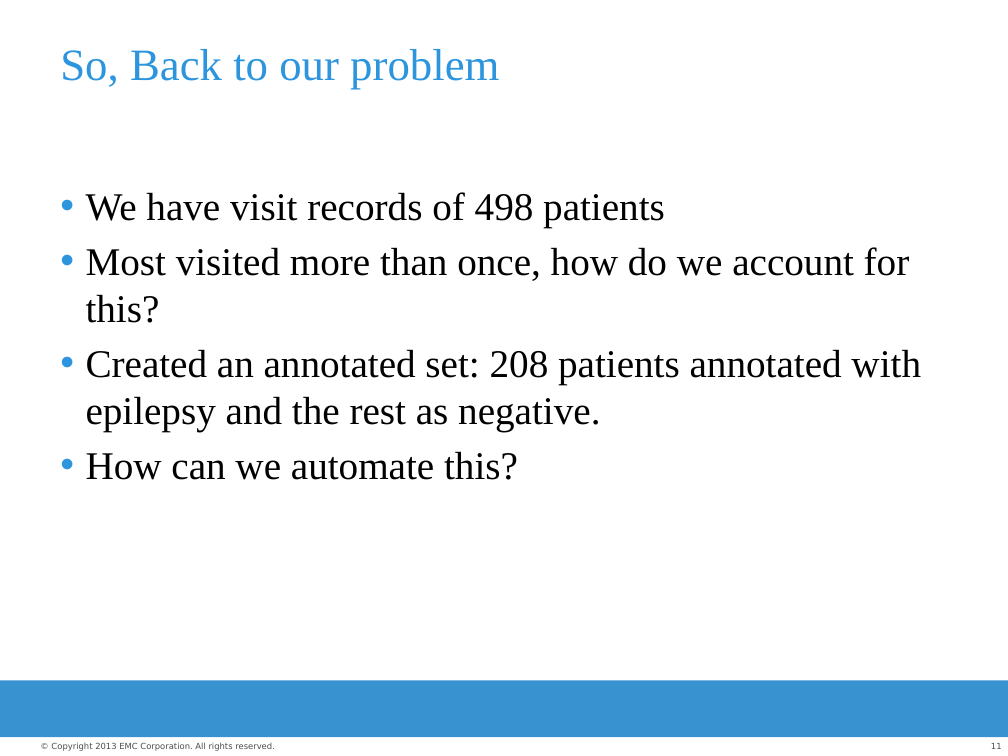
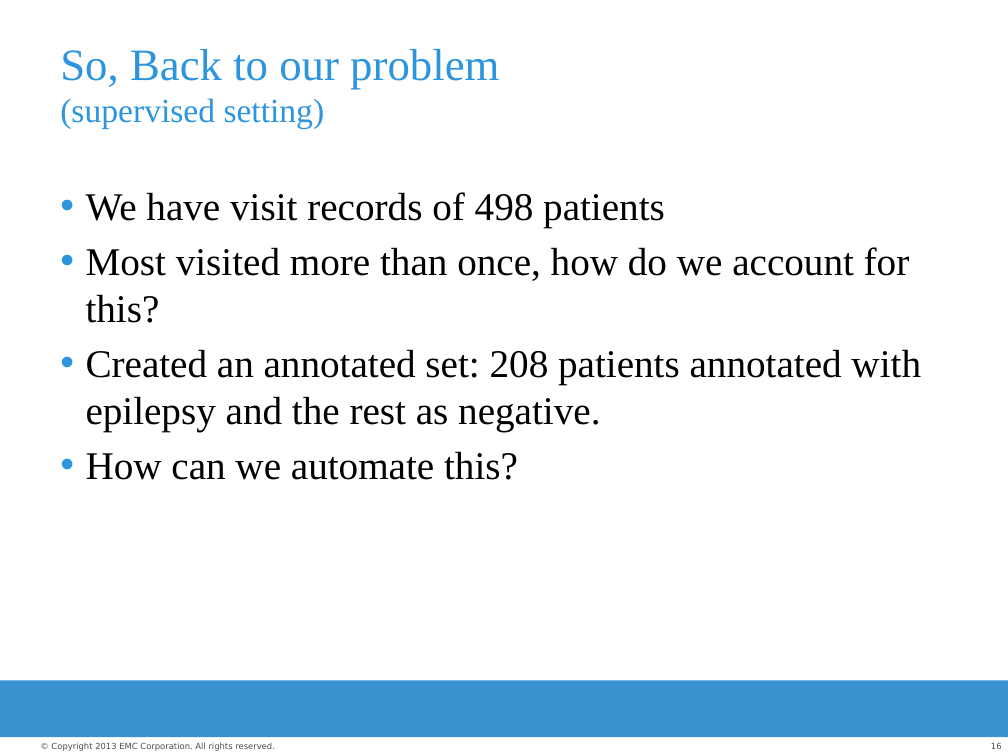
Before and after one commit to raficohen/medicalhebrew, a slide deck: slide 16 of Introduction to applied NLP in Medical Hebrew.pptx (slide 11 before the commit). Drawn at 1008x756 pixels with LibreOffice and Linux fonts; fonts in the diff are those of the drawing; background and template pictures are left out. Boxes give left, top, right and bottom in pixels: in the first picture for what was removed or moved away, otherwise in the second. Text is boxed around its words. In the diff, an @@ line names an element or a change of style, - is before the commit and + after.

```diff
--- a/Introduction to applied NLP in Medical Hebrew.pptx
+++ b/Introduction to applied NLP in Medical Hebrew.pptx
@@ title at bbox=[60, 49, 499, 129]: text changed @@
-So, Back to our problem
+So, Back to our problem
+(supervised setting)
@@ page number at bbox=[991, 743, 1002, 749]: text changed @@
-11
+16
```
Also in this commit, not shown: 4 other slides changed, 5 slides added, 4 other files.
